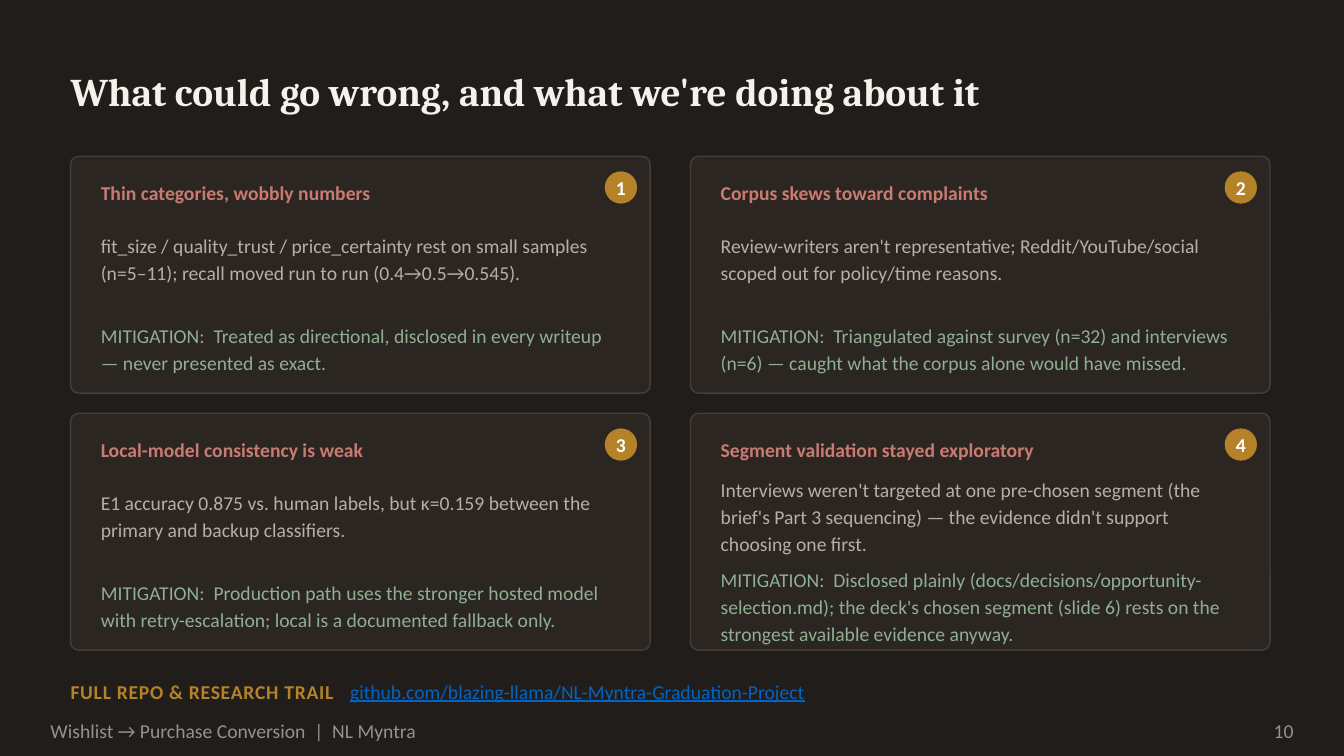
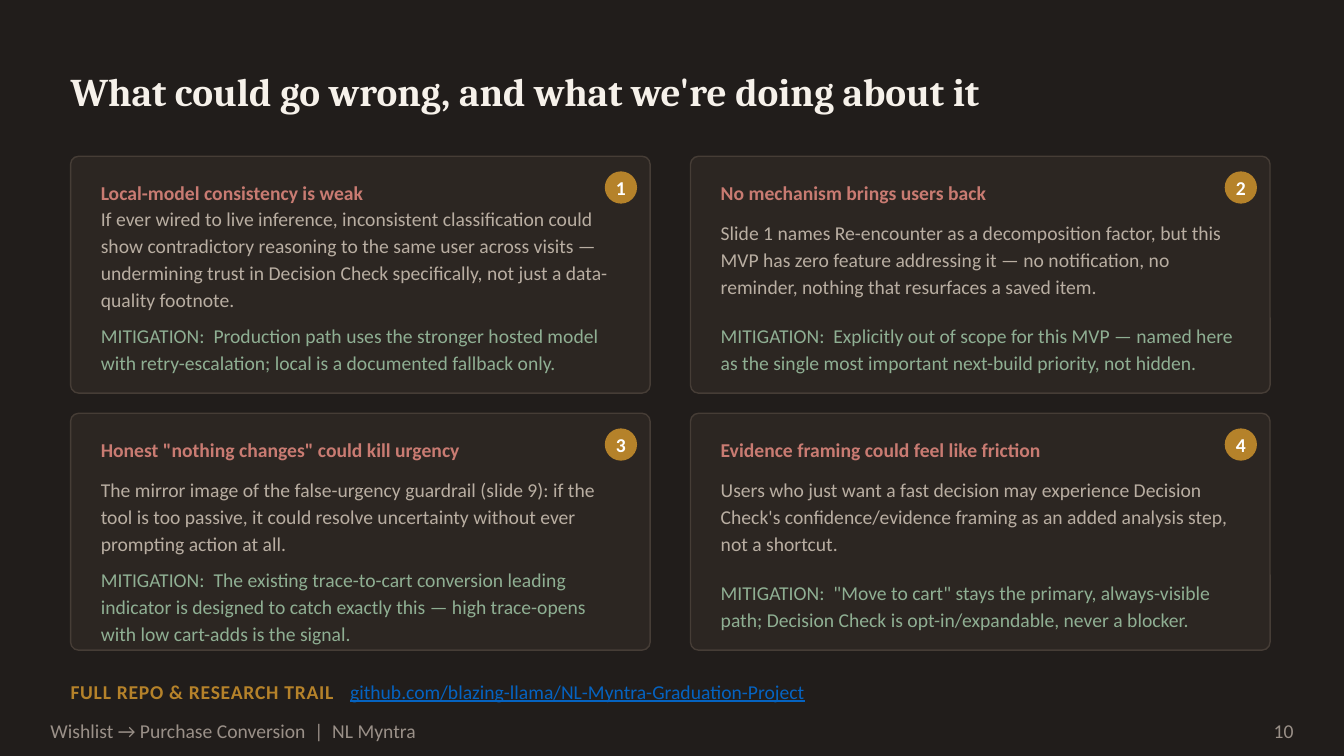
Before and after one commit to blazing-llama/NL-Myntra-Graduation-Project, a slide deck: slide 10 of docs/deck/NL Myntra.pptx. Drawn at 1344x756 pixels with LibreOffice and Linux fonts; fonts in the diff are those of the drawing. Boxes give left, top, right and bottom in pixels: in the first picture for what was removed or moved away, otherwise in the second. Text is boxed around its words. In the diff, an @@ line names an element or a change of style, - is before the commit and + after.

```diff
--- a/docs/deck/NL Myntra.pptx
+++ b/docs/deck/NL Myntra.pptx
@@ text at bbox=[101, 186, 363, 203]: text changed @@
-Thin categories, wobbly numbers
+Local-model consistency is weak
@@ text at bbox=[721, 186, 986, 204]: text changed @@
-Corpus skews toward complaints
+No mechanism brings users back
@@ text at bbox=[101, 212, 607, 310]: text changed @@
-fit_size / quality_trust / price_certainty rest on small samples (n=5–11); recall moved run to run (0.4→0.5→0.545).
+If ever wired to live inference, inconsistent classification could show contradictory reasoning to the same user across visits — undermining trust in Decision Check specifically, not just a data-quality footnote.
@@ text at bbox=[721, 226, 1221, 298]: text changed @@
-Review-writers aren't representative; Reddit/YouTube/social scoped out for policy/time reasons.
+Slide 1 names Re-encounter as a decomposition factor, but this MVP has zero feature addressing it — no notification, no reminder, nothing that resurfaces a saved item.
@@ text at bbox=[101, 329, 598, 373]: text changed @@
-MITIGATION: Treated as directional, disclosed in every writeup — never presented as exact.
+MITIGATION: Production path uses the stronger hosted model with retry-escalation; local is a documented fallback only.
@@ text at bbox=[721, 329, 1232, 374]: text changed @@
-MITIGATION: Triangulated against survey (n=32) and interviews (n=6) — caught what the corpus alone would have missed.
+MITIGATION: Explicitly out of scope for this MVP — named here as the single most important next-build priority, not hidden.
@@ text at bbox=[101, 443, 459, 461]: text changed @@
-Local-model consistency is weak
+Honest "nothing changes" could kill urgency
@@ text at bbox=[721, 443, 1041, 461]: text changed @@
-Segment validation stayed exploratory
+Evidence framing could feel like friction
@@ text at bbox=[101, 483, 595, 555]: text changed @@
-E1 accuracy 0.875 vs. human labels, but κ=0.159 between the primary and backup classifiers.
+The mirror image of the false-urgency guardrail (slide 9): if the tool is too passive, it could resolve uncertainty without ever prompting action at all.
@@ text at bbox=[721, 483, 1227, 551]: text changed @@
-Interviews weren't targeted at one pre-chosen segment (the brief's Part 3 sequencing) — the evidence didn't support choosing one first.
+Users who just want a fast decision may experience Decision Check's confidence/evidence framing as an added analysis step, not a shortcut.
@@ text at bbox=[101, 573, 586, 645]: text changed @@
-MITIGATION: Production path uses the stronger hosted model with retry-escalation; local is a documented fallback only.
+MITIGATION: The existing trace-to-cart conversion leading indicator is designed to catch exactly this — high trace-opens with low cart-adds is the signal.
@@ text at bbox=[721, 586, 1210, 630]: text changed @@
-MITIGATION: Disclosed plainly (docs/decisions/opportunity-selection.md); the deck's chosen segment (slide 6) rests on the strongest available evidence anyway.
+MITIGATION: "Move to cart" stays the primary, always-visible path; Decision Check is opt-in/expandable, never a blocker.
```
Also in this commit, not shown: 3 other slides changed, 4 other files.
